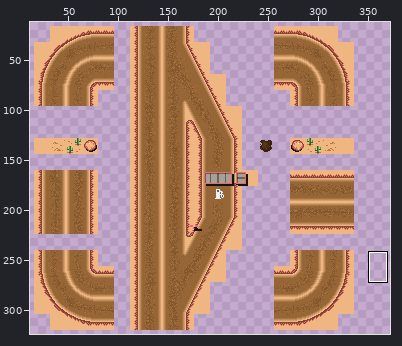
Pixel-art file: Handout4b/Assets/MiniPixelPack2/Levels/Sprite Sheet Road.aseprite. Above: a wide view before the commit, with the close-up outlined.
Close-up. Before the edit:
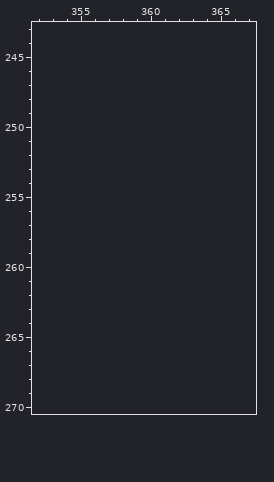
352x336 pixels, 1 frame. Colours within 5 levels of each other are drawn and written as one. Shown: x 352..367, y 243..270. The old version is drawn lined up with the new one, on the new canvas. The wide view leaves out empty margins. The commit also changed other parts of the picture, which this record leaves out.
After the commit:
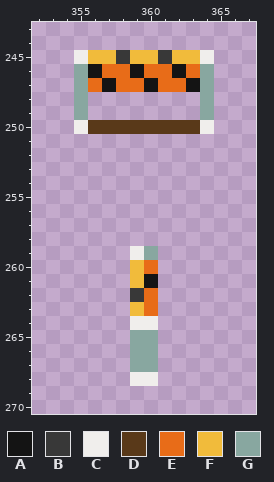
Palette (. is transparent): A #141414  B #383838  C #f0eeec  D #593919  E #e86c18  F #f1bb3b  G #88a7a0
Changes in this commit:
canvas 352x336 -> 384x336
y 245: x 355..364 .......... -> CFFBFFBFFC
y 246: x 355..364 .......... -> GAEEAEEAEG
y 247: x 355..364 .......... -> GEAEEAEEAG
y 248..249: x 355 . -> G; x 364 . -> G
y 250: x 355..364 .......... -> CDDDDDDDDC
y 259: x 359..360 .. -> CG
y 260: x 359..360 .. -> FE
y 261: x 359..360 .. -> FA
y 262: x 359..360 .. -> BE
y 263: x 359..360 .. -> FE
y 264: x 359..360 .. -> CC
y 265..267: x 359..360 .. -> GG
y 268: x 359..360 .. -> CC
